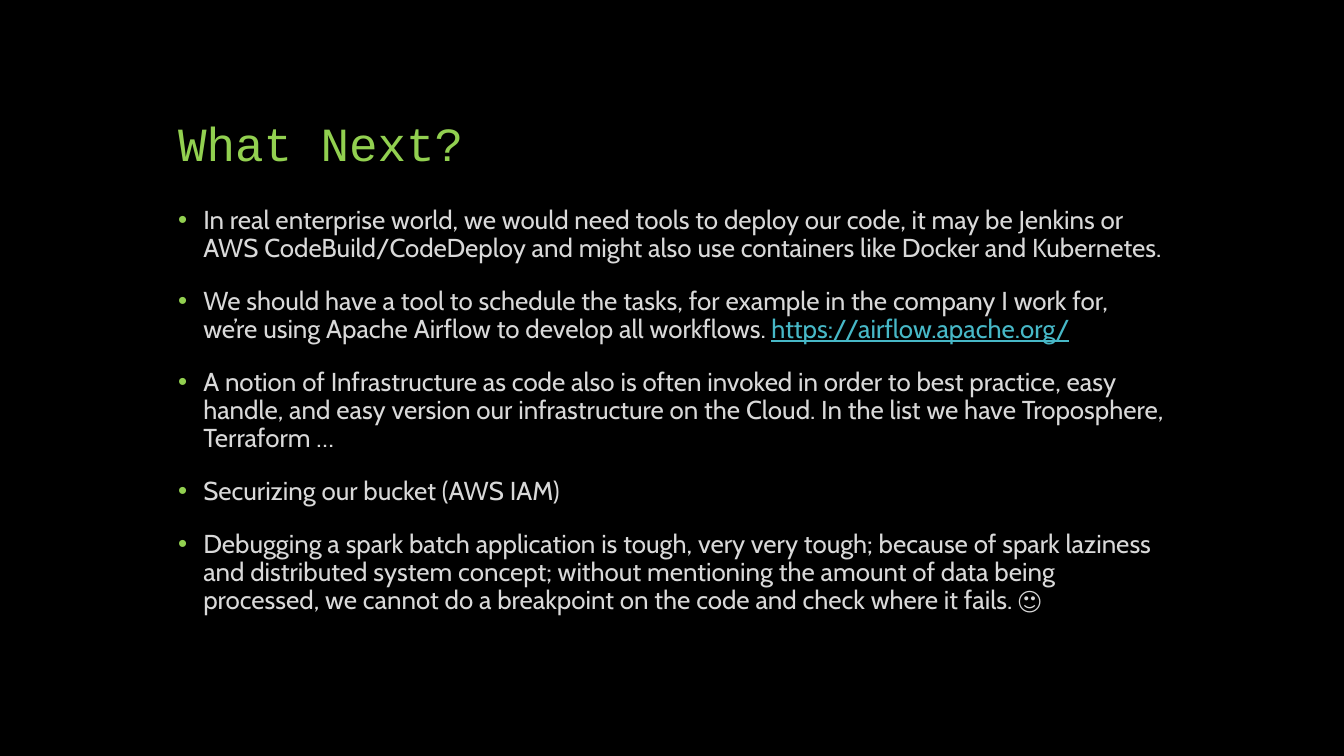
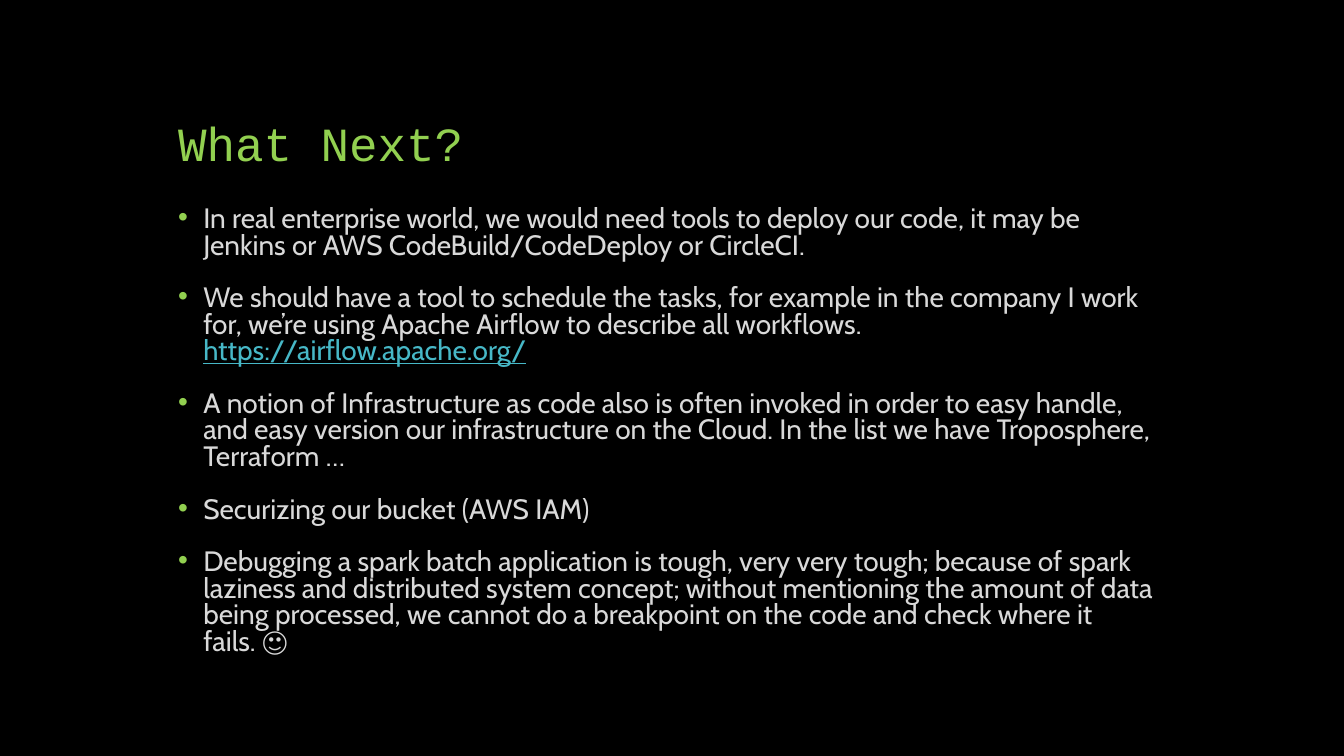
Before and after one commit to derrickrose/big-data-aws-demo, a slide deck: slide 14 of files/Big Data on AWS.pptx (slide 12 before the commit). Drawn at 1344x756 pixels with LibreOffice and Linux fonts; fonts in the diff are those of the drawing. Boxes give left, top, right and bottom in pixels: in the first picture for what was removed or moved away, otherwise in the second. Text is boxed around its words. In the diff, an @@ line names an element or a change of style, - is before the commit and + after.

Commit message:
update code

```diff
--- a/files/Big Data on AWS.pptx
+++ b/files/Big Data on AWS.pptx
@@ text at (x1=203, y1=207, x2=1150, y2=467): text changed; size 18.5 to 20 pt @@
-• In real enterprise world, we would need tools to deploy our code, it may be Jenkins or AWS CodeBuild/CodeDeploy and might also use containers like Docker and Kubernetes.
-• We should have a tool to schedule the tasks, for example in the company I work for, we’re using Apache Airflow to develop all workflows. https://airflow.apache.org/
-• A notion of Infrastructure as code also is often invoked in order to best practice, easy handle, and easy version our infrastructure on the Cloud. In the list we have Troposphere, Terraform …
+• In real enterprise world, we would need tools to deploy our code, it may be Jenkins or AWS CodeBuild/CodeDeploy or CircleCI.
+• We should have a tool to schedule the tasks, for example in the company I work for, we’re using Apache Airflow to describe all workflows. https://airflow.apache.org/
+• A notion of Infrastructure as code also is often invoked in order to easy handle, and easy version our infrastructure on the Cloud. In the list we have Troposphere, Terraform …
@@ text at (x1=203, y1=498, x2=1153, y2=652): size 18.5 to 20 pt in "Securizing our bucket (AWS IAM)", "Debugging a spark batch application is tough, ..."; line spacing 0.9 to 0.8 @@
```
Also in this commit, not shown: 4 other slides changed, 2 slides added.
